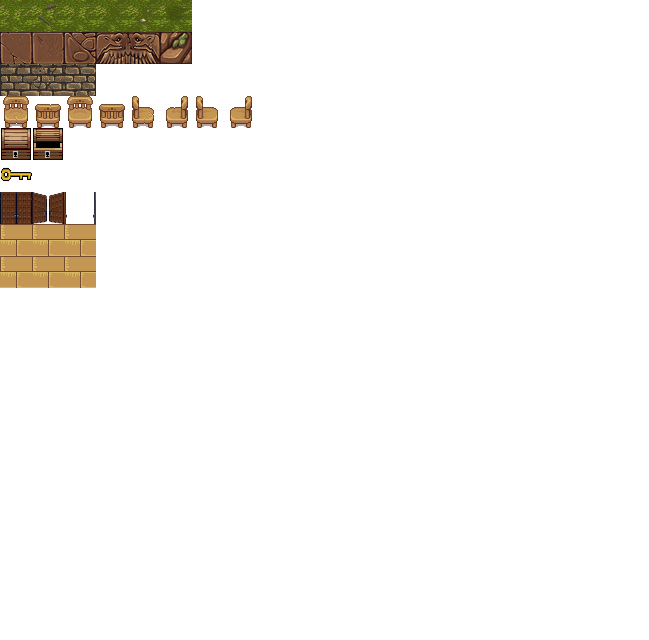
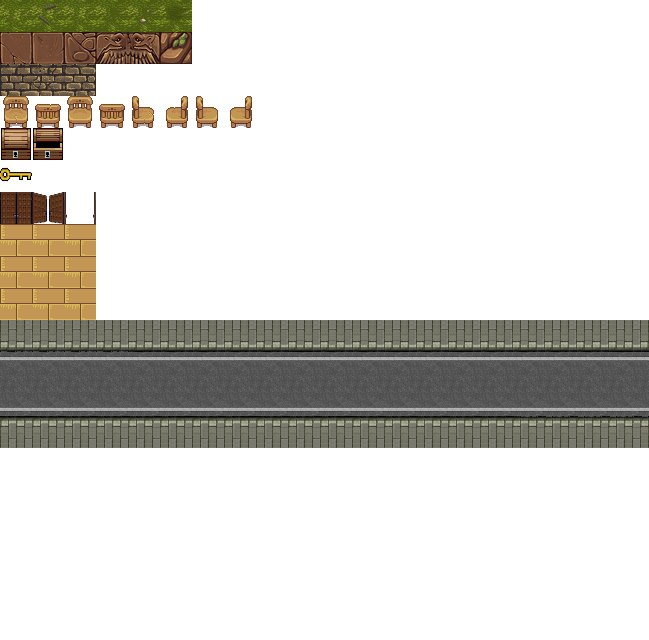
The second (649, 640) image is a revision of the first. Changes to its layers:
added layer "Capa pegada" above "Capa #3" over [left=0, top=384, right=649, bottom=448]
added layer "Capa #3" above "Capa #2" over [left=0, top=167, right=649, bottom=384]
hid "Capa #2", painted on it over [left=0, top=288, right=131, bottom=377]
painted on "Capa" over [left=1, top=167, right=16, bottom=182]
